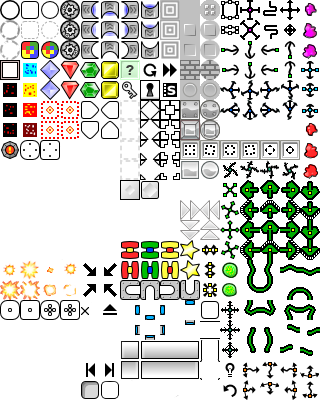
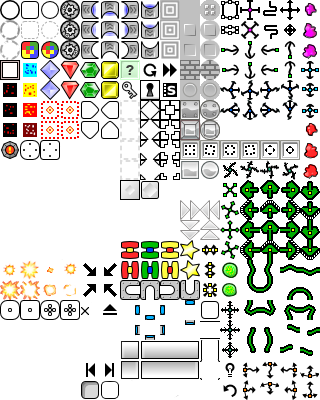
Before/after of a 320x400 layered artwork. What changed in the layer stack:
painted on "Capa nueva#1" over [240, 7, 260, 40]
